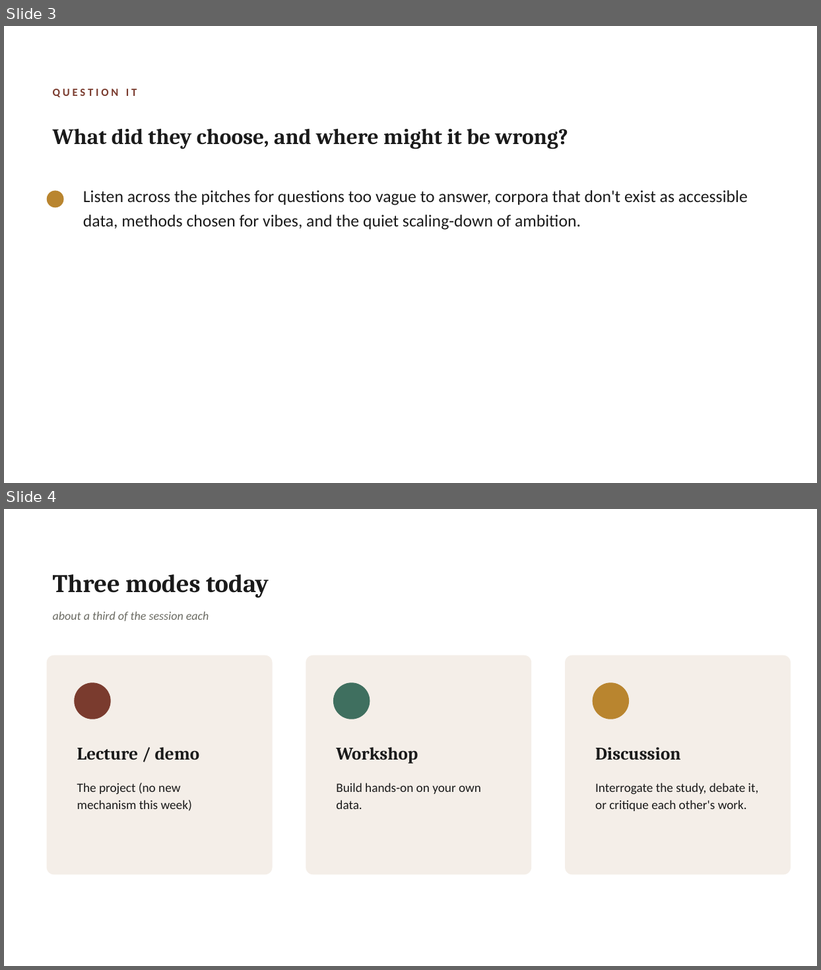
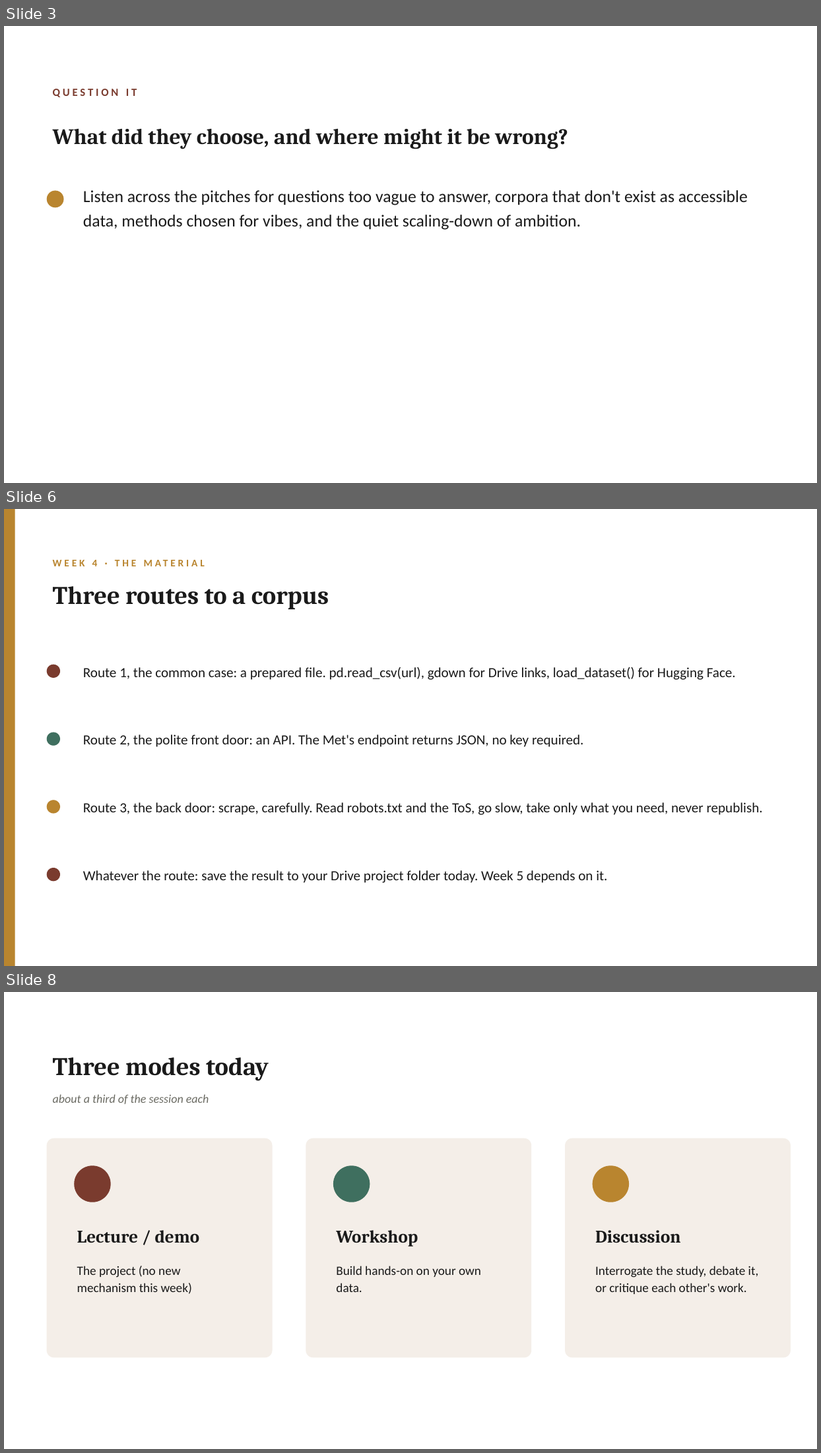
Before and after one commit to lucianli123/culture-as-data-2026, a slide deck: slides/pptx/week-04.pptx. Shown one above the other, each under a label of ours: slides 3 and 4 before the commit, slides 3, 6 and 8 after it; the slides between them are not shown. The pictures are 821x970 and 821x1453 pixels, drawn with LibreOffice and Linux fonts; fonts in the diff are those of the drawing. Boxes give left, top, right and bottom in pixels: in the first picture for what was removed or moved away, otherwise in the second. Text is boxed around its words. In the diff, an @@ line names an element or a change of style, - is before the commit and + after.

```diff
--- a/slides/pptx/week-04.pptx
+++ b/slides/pptx/week-04.pptx
@@ slide 6 added at (4, 509, 817, 966), background #FFFFFF @@
@@ rectangle added at (4, 509, 15, 966), fill #B9852F @@
@@ text added at (92, 560, 98, 566), 12 pt, text #B9852F, bold @@
+WEEK 4 · THE MATERIAL
@@ text added at (53, 586, 329, 609), 30 pt, text #1A1A1A, bold @@
+Three routes to a corpus
@@ ellipse added at (47, 665, 60, 678), fill #7A3B2E @@
@@ text added at (83, 667, 736, 680), 16.5 pt, text #1A1A1A @@
+Route 1, the common case: a prepared file. pd.read_csv(url), gdown for Drive links, load_dataset() for Hugging Face.
@@ ellipse added at (47, 732, 60, 746), fill #3F6F5F @@
@@ text added at (83, 735, 583, 747), 16.5 pt, text #1A1A1A @@
+Route 2, the polite front door: an API. The Met's endpoint returns JSON, no key required.
@@ ellipse added at (47, 801, 60, 814), fill #B9852F @@
@@ text added at (83, 803, 763, 815), 16.5 pt, text #1A1A1A @@
+Route 3, the back door: scrape, carefully. Read robots.txt and the ToS, go slow, take only what you need, never republish.
@@ ellipse added at (47, 868, 60, 882), fill #7A3B2E @@
@@ text added at (83, 871, 607, 883), 16.5 pt, text #1A1A1A @@
+Whatever the route: save the result to your Drive project folder today. Week 5 depends on it.
@@ what was slide 4 is now slide 8 @@
```
Also in this commit, not shown: 3 other slides added, 39 other files.
